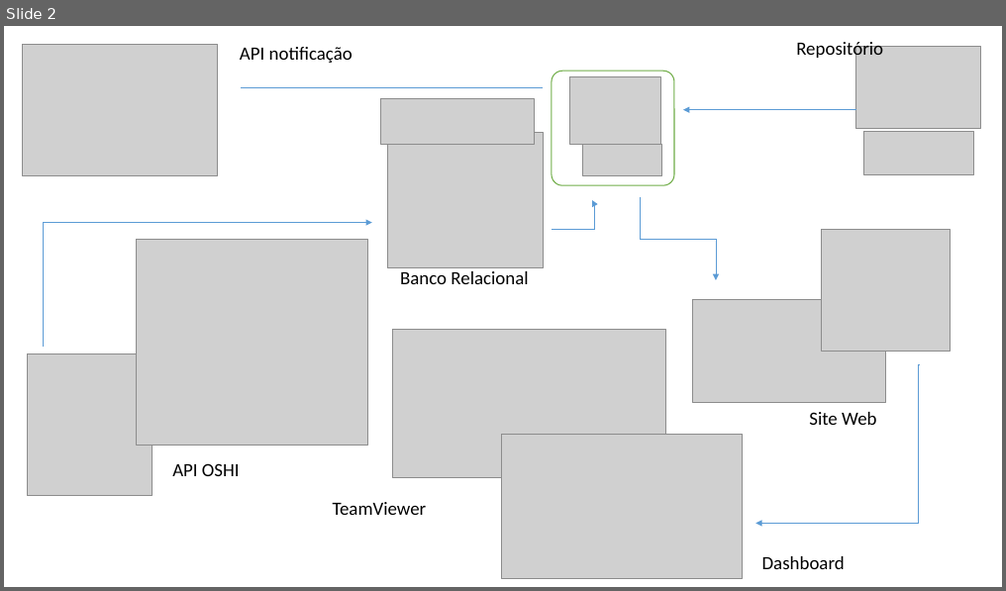
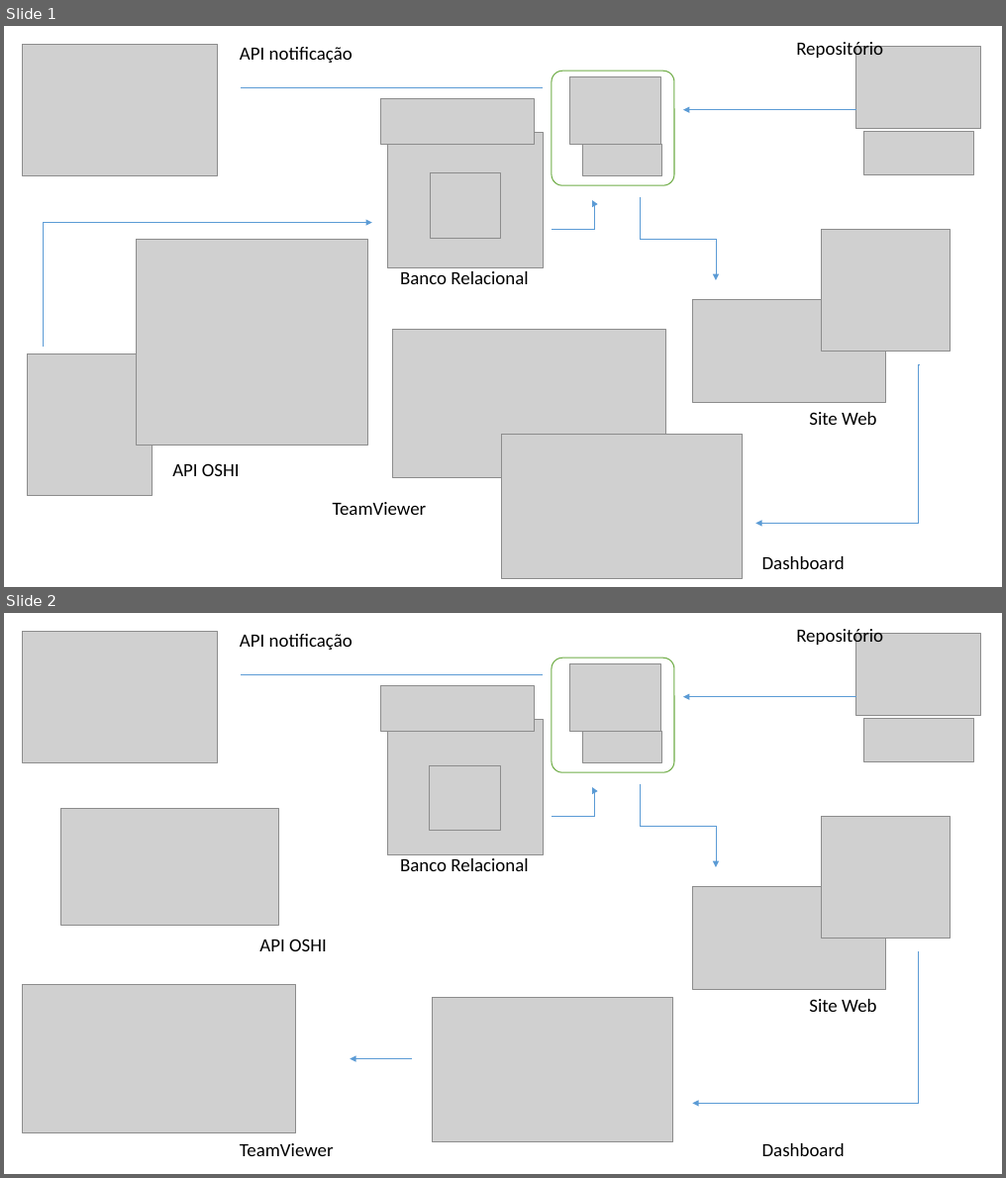
Before and after one commit to Sys-grup/geral, a slide deck: Documentação/Diagrama-Solucao.pptx. Shown one above the other, each under a label of ours: slide 2 before the commit, slides 1 and 2 after it. The pictures are 1006x591 and 1006x1178 pixels, drawn with LibreOffice and Linux fonts; fonts in the diff are those of the drawing; grey boxes stand for pictures. Boxes give left, top, right and bottom in pixels: in the first picture for what was removed or moved away, otherwise in the second. Text is boxed around its words. In the diff, an @@ line names an element or a change of style, - is before the commit and + after.

```diff
--- a/Documentação/Diagrama-Solucao.pptx
+++ b/Documentação/Diagrama-Solucao.pptx
@@ slide 2 added at [4,613,1002,1174], background #FFFFFF @@
@@ picture added at [23,631,218,762] @@
@@ text added at [240,634,352,650], 18 pt, text #000000 @@
+API notificação
@@ text added at [796,629,883,647], 18 pt, text #000000 @@
+Repositório
@@ picture added at [856,633,981,716] @@
@@ rounded rectangle added at [551,658,674,772], fill #FFFFFF, outline #70AD47 1 pt @@
@@ picture added at [570,663,661,731] @@
@@ line added from (241, 674) to (543, 674), #5B9BD5 0.5 pt @@
@@ picture added at [381,685,535,731] @@
@@ arrow added from (856, 697) to (684, 697), #5B9BD5 0.5 pt @@
@@ picture added at [387,719,543,856] @@
@@ picture added at [582,731,661,762] @@
@@ picture added at [864,718,973,761] @@
@@ picture added at [430,765,500,831] @@
@@ elbow arrow added from (551, 816) to (592, 787), #5B9BD5 0.5 pt @@
@@ elbow arrow added from (641, 785) to (716, 867), #5B9BD5 0.5 pt @@
@@ picture added at [60,809,278,925] @@
@@ picture added at [822,816,950,938] @@
@@ text added at [400,859,528,871], 18 pt, text #000000 @@
+Banco Relacional
@@ picture added at [693,886,886,989] @@
@@ text added at [259,939,327,952], 18 pt, text #000000 @@
+API OSHI
@@ elbow arrow added from (919, 952) to (693, 1103), #5B9BD5 0.5 pt @@
@@ picture added at [23,984,296,1134] @@
@@ picture added at [433,998,673,1143] @@
@@ text added at [809,999,876,1012], 18 pt, text #000000 @@
+Site Web
@@ arrow added from (412, 1059) to (350, 1059), #5B9BD5 0.5 pt @@
@@ text added at [240,1144,334,1157], 18 pt, text #000000 @@
+TeamViewer
@@ text added at [762,1144,845,1157], 18 pt, text #000000 @@
+Dashboard
@@ what was slide 2 is now slide 1 @@
@@ slide 1 changed as well @@
@@ picture added at [430,174,501,239] @@
```
Also in this commit, not shown: 1 slide removed, 3 other files.
